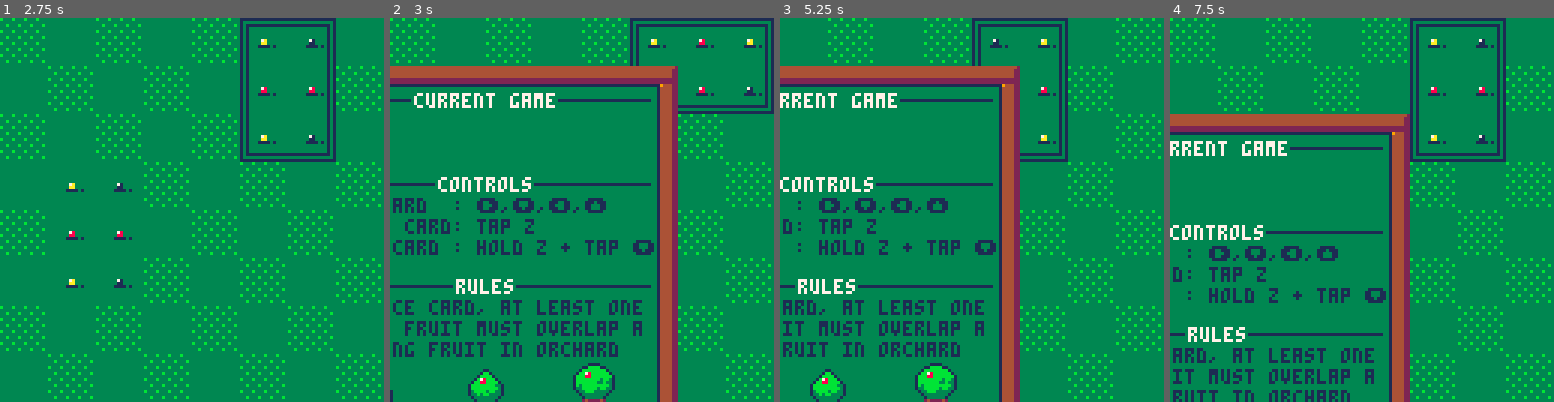
Above: before the commit, frames 1-4 (left to right).
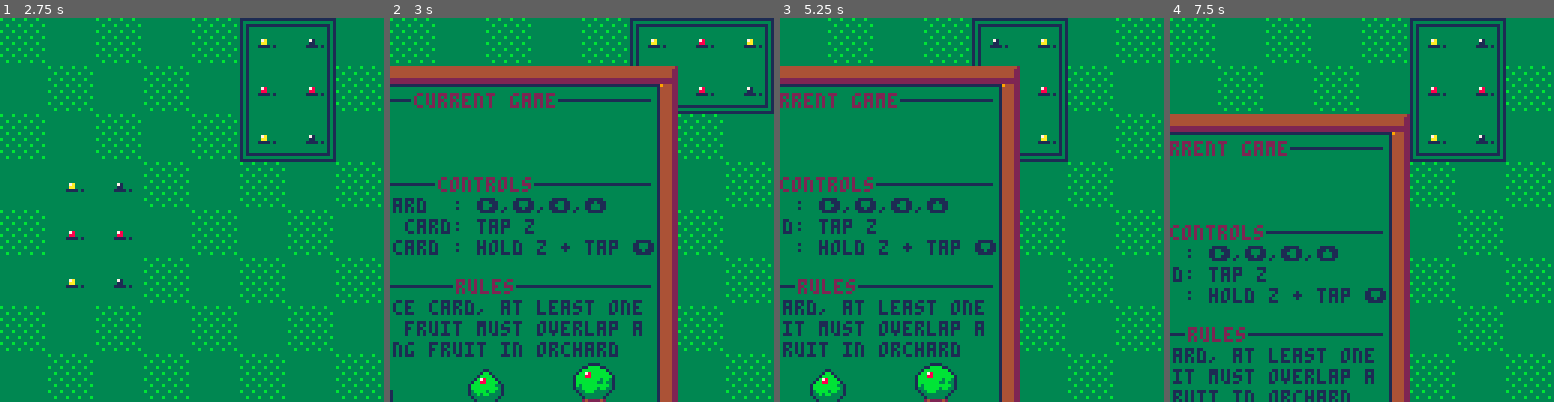
Above: after the commit, the same moments.

Repository: shen-sat/orchard
Game: PICO-8 cartridge game.p8
Two runs of this game, one before a commit and one after it. Both use one fixed random seed, a clock stepped at 60 frames per second and the inputs below.
Inputs:
- Up to frame 1 (2.75 s): tap X (X key) at 0.33, 1.07, 1.85 s; tap O (Z key) at 0.7, 1.7, 2.1, 2.5 s; hold Right 1.6-2.1 s; hold Up 2.15-2.42 s; hold Right from 2.47 s (still down)
- Up to frame 2 (3 s): keep holding Right; tap O (Z key) at 2.9 s; tap X (X key) at 2.97 s
- Up to frame 3 (5.25 s): release Right at 3.03 s; hold Left 3.08-3.58 s; tap O (Z key) every 0.4 s from 3.3 to 4.9 s; hold Down 3.63-3.97 s; hold Right 4.02-4.68 s; tap X (X key) at 4.08, 5.2 s; hold Up 4.73-5.03 s; hold Left from 5.08 s (still down)
- Up to frame 4 (7.5 s): tap O (Z key) every 0.4 s from 5.3 to 7.3 s; release Left at 5.68 s; hold Down 5.73-6.03 s; hold Right 6.08-6.58 s; tap X (X key) at 6.32, 7.43 s; hold Right 6.63-7.13 s; hold Up 7.18-7.45 s

Frame 1 is identical in both runs. In frame 2, 1.4% of the frame differs, in the area x 6-43%, y 19-72%; in frame 3, 1.3%; in frame 4, 1.3%.

Commit message:
Add dirty fix for bug: when card placed on only max-age fruits then card jumps

Diff:
--- a/card_slide_manager.lua
+++ b/card_slide_manager.lua
@@ -5,6 +5,18 @@
     for fruit in all(planted_fruits) do
       if fruit.is_growing then self.is_any_fruit_growing = true end
     end
+  end,
+  --dirty fix for a bug: cards that are planted on on fruits that have already reached max age will cause card to "jump"
+  check_any_fruit_pushing_max_age = function(self)
+    local any_fruits_pushing_max_age = false
+    for fruit in all(planted_fruits) do
+      if fruit.is_pushing_max_age then
+        if not any_fruits_pushing_max_age then any_fruits_pushing_max_age = true end
+        fruit.is_pushing_max_age = false
+      end
+    end
+
+    if any_fruits_pushing_max_age then self.selected_card_can_slide = true end
   end,
   check_fruits_stopped_growing = function(self)
     result = true
@@ -25,6 +37,7 @@
   update = function(self)
     self:check_any_fruit_growing()
     self:check_fruits_stopped_growing()
+    self:check_any_fruit_pushing_max_age()
     self:is_card_animation_finished()
   end
 }
--- a/fruits.lua
+++ b/fruits.lua
@@ -26,6 +26,7 @@
     grow_time = -1,
     current_animation_index = 1,
     is_growing = false,
+    is_pushing_max_age = false,
     is_animation_frame = function(self)
       return (self.grow_time % 2) == 0
     end,
@@ -66,7 +67,10 @@
     grow = function(self)
       local age_index = self:age_index()
 
-      if age_index >= #self.ages then return end
+      if age_index >= #self.ages then
+        self.is_pushing_max_age = true
+        return
+      end
 
       self.age = self.ages[age_index + 1]
 
--- a/game.p8
+++ b/game.p8
@@ -36,7 +36,7 @@
     height = 128,
     col = 3,
     text_color = 1,
-    title_color = 7,
+    title_color = 2,
     left_margin = 9,
     right_margin = 128 - 10,
     x1 = function(self)
